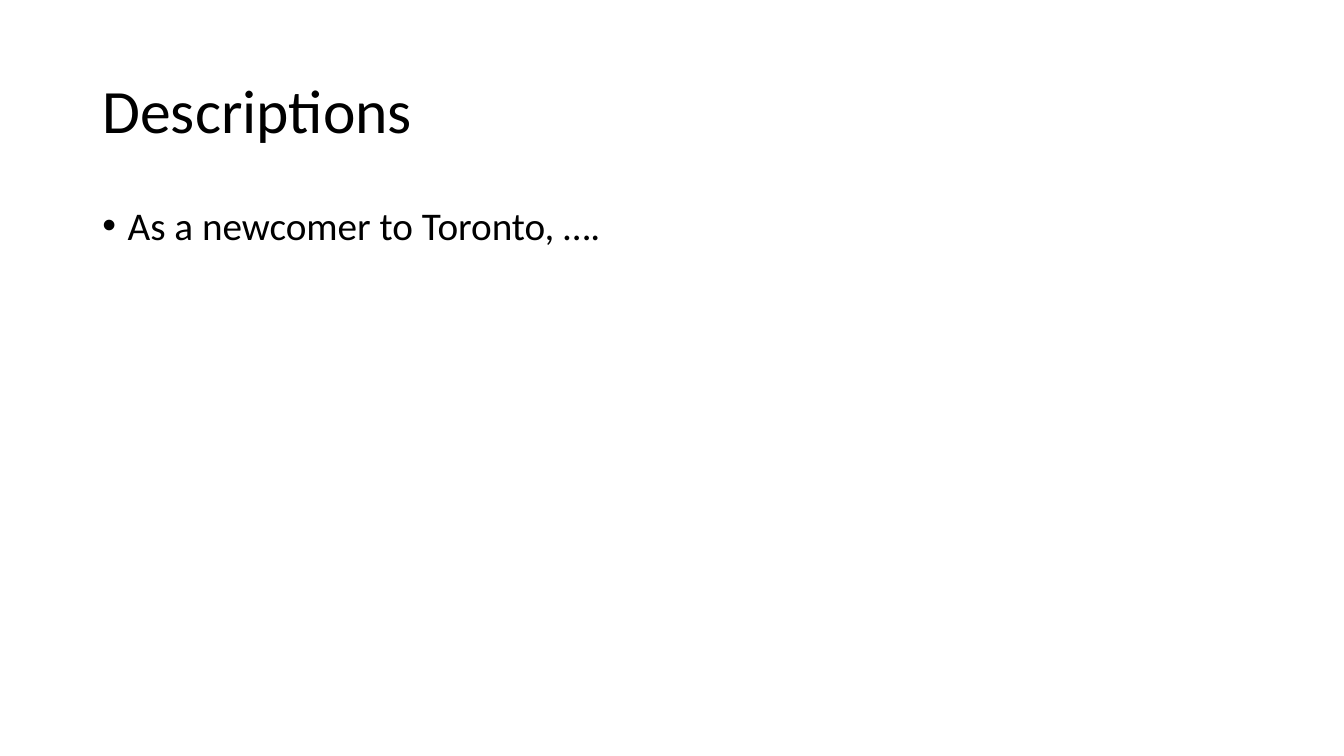
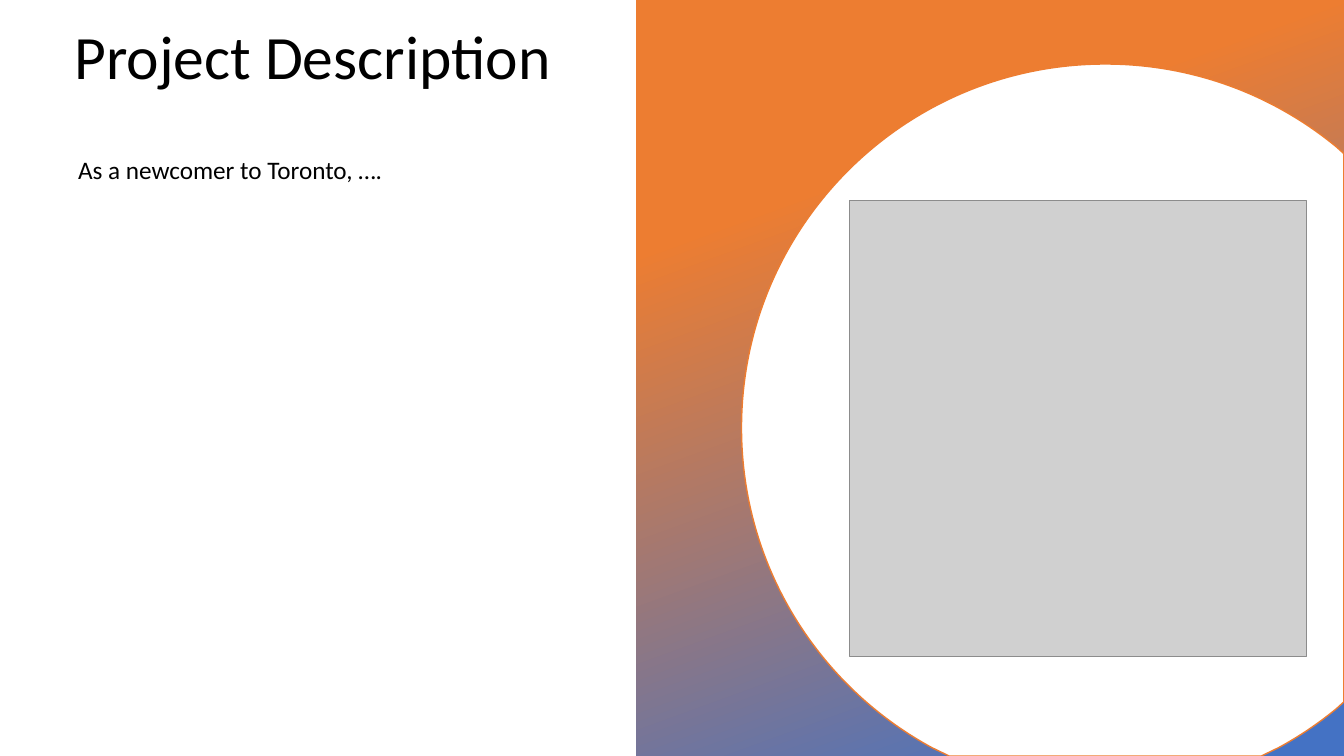
Before and after one commit to neha-nayeem/Project-01, a slide deck: slide 2 of Presentation - Project 01.pptx. Drawn at 1344x756 pixels with LibreOffice and Linux fonts; fonts in the diff are those of the drawing; grey boxes stand for pictures; background and template pictures are left out. Boxes give left, top, right and bottom in pixels: in the first picture for what was removed or moved away, otherwise in the second. Text is boxed around its words. In the diff, an @@ line names an element or a change of style, - is before the commit and + after.

```diff
--- a/Presentation - Project 01.pptx
+++ b/Presentation - Project 01.pptx
@@ title "Project Description" at [74,36,550,90]: vertical alignment middle to top @@
@@ rectangle added at [636,0,1344,756], fill gradient #ED7D31 to #4472C4 @@
@@ title at [74,36,550,90]: text changed @@
-Descriptions
+Project Description
@@ freeform shape added at [742,65,1344,756], fill #FFFFFF, outline #4472C4 1 pt @@
@@ text "As a newcomer to Toronto, ...": place and size @@
-text "As a newcomer to Toronto, ..." at [128,215,554,245]
+text "As a newcomer to Toronto, ..." at [78,162,352,182]
@@ text "As a newcomer to Toronto, ..." at [78,162,352,182]: size 28 to 18 pt; bullet • to none; vertical alignment top to bottom @@
@@ picture added at [850,201,1307,657] @@
```
Also in this commit, not shown: 16 other slides changed, 1 slide added, 1 slide removed, 1 other file.
